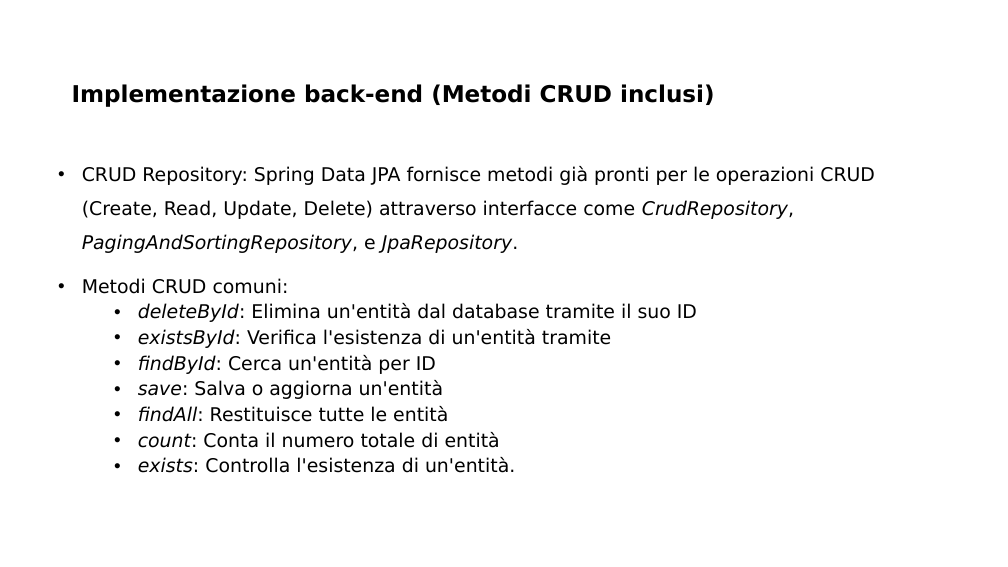
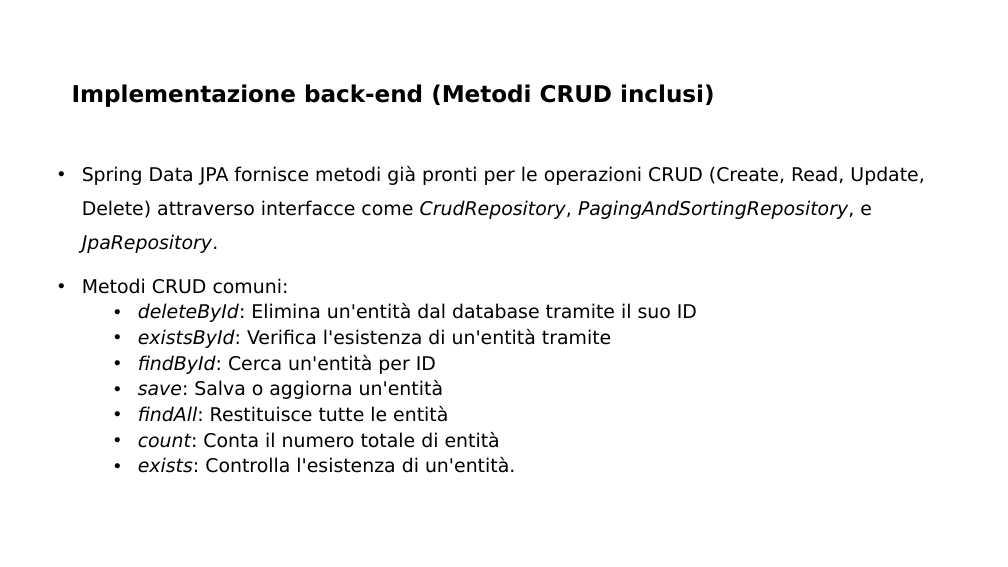
Before and after one commit to And97/myportfolio, a slide deck: slide 20 of documentazione/Presentazione SWAM.pptx. Drawn at 1008x567 pixels with LibreOffice and Linux fonts; fonts in the diff are those of the drawing; background and template pictures are left out. Boxes give left, top, right and bottom in pixels: in the first picture for what was removed or moved away, otherwise in the second. Text is boxed around its words. In the diff, an @@ line names an element or a change of style, - is before the commit and + after.

```diff
--- a/documentazione/Presentazione SWAM.pptx
+++ b/documentazione/Presentazione SWAM.pptx
@@ text at (x1=82, y1=166, x2=924, y2=253): text changed @@
-• CRUD Repository: Spring Data JPA fornisce metodi già pronti per le operazioni CRUD (Create, Read, Update, Delete) attraverso interfacce come CrudRepository, PagingAndSortingRepository, e JpaRepository.
+• Spring Data JPA fornisce metodi già pronti per le operazioni CRUD (Create, Read, Update, Delete) attraverso interfacce come CrudRepository, PagingAndSortingRepository, e JpaRepository.
```
Also in this commit, not shown: 13 other slides changed, 1 slide added, 4 other files.
